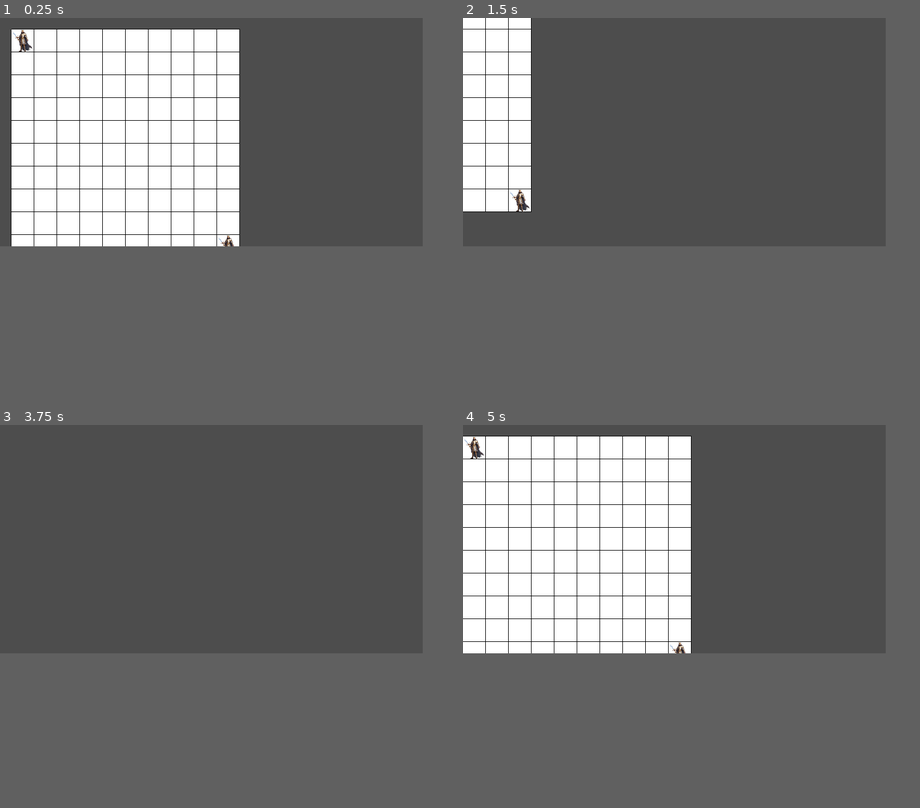
Above: before the commit, frames 1-4 (two rows, left to right).
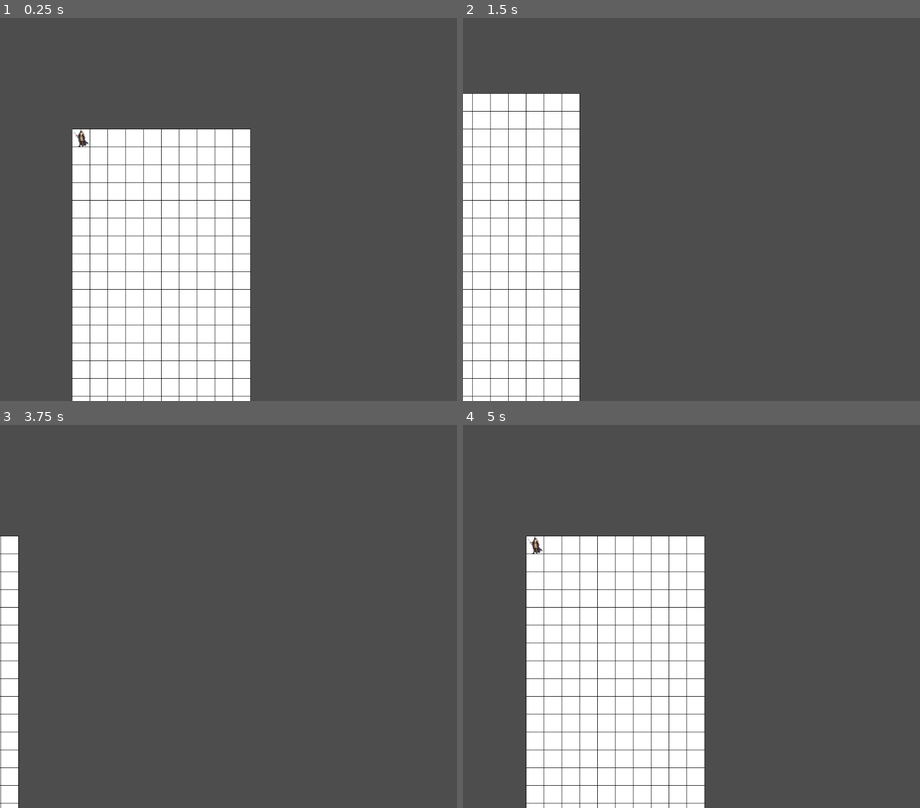
Above: after the commit, the same moments.

Repository: Thriliriel/Tactics
Game: Godot game, scene res://Scenes/game.tscn
The game is run twice, just before and just after one commit, with the same random seed, the same clock (stepped at 60 frames per second) and the same inputs. This scene is started directly instead of the project's main scene.
Inputs (mouse positions are in pixels of both pictures, inside the frame that each line leads up to):
- Up to frame 1 (0.25 s): no input
- Up to frame 2 (1.5 s): tap Enter at 0.5 s; move the mouse to (485, 40) at 0.52 s; hold D (move_right) 0.53-1.28 s; click (485, 40) at 0.67 s; move the mouse to (463, 40) at 1.27 s; hold S (move_down) from 1.28 s (still down); click (463, 40) at 1.42 s
- Up to frame 3 (3.75 s): move the mouse to (13, 425) at 2.02 s; release S (move_down) at 2.03 s; hold D (move_right) 2.03-2.78 s; click (13, 425) at 2.17 s; move the mouse to (191, 585) at 2.77 s; hold W (move_up) 2.78-3.53 s; click (191, 585) at 2.92 s; tap Space at 3.5 s; move the mouse to (338, 574) at 3.52 s; hold A (move_left) from 3.53 s (still down)
- Up to frame 4 (5 s): keep holding A (move_left); move the mouse to (463, 447) at 4.27 s; click (463, 447) at 4.42 s
In our replay, the window is 740x400 before the commit and 800x671 after it. These sizes can differ from the game's own. Grey fills any space a smaller window leaves; there, only what the larger window draws over its background counts as a difference.

The runs differ from the first frame. In frame 1, 35% of the frame differs, in the area x 2-55%, y 2-100%; in frame 2, 19%; in frame 3, 2.9%; in frame 4, 35%, in the area x 0-53%, y 2-100%.
Error before the commit: Invalid type in function 'parse' in base 'JSON'. Cannot convert argument 1 from Nil to String. (res://Scripts/request.gd:85)

Commit message:
Updated some minor bug fixes

Diff:
--- a/Scenes/choice.tscn
+++ b/Scenes/choice.tscn
@@ -1,38 +1,42 @@
-[gd_scene load_steps=2 format=3 uid="uid://cyerfvevfghjy"]
+[gd_scene format=3 uid="uid://cyerfvevfghjy"]
 
-[ext_resource type="Script" path="res://Scripts/choice.gd" id="1_7tw00"]
+[ext_resource type="Script" uid="uid://cacdav3qxtpm4" path="res://Scripts/choice.gd" id="1_7tw00"]
 
-[node name="Choice" type="Control"]
+[node name="Choice" type="Control" unique_id=1791831201]
 layout_mode = 3
-anchors_preset = 0
-offset_right = 740.0
-offset_bottom = 398.0
+anchors_preset = 15
+anchor_right = 1.0
+anchor_bottom = 1.0
+grow_horizontal = 2
+grow_vertical = 2
 script = ExtResource("1_7tw00")
 
-[node name="Playername" type="Label" parent="."]
+[node name="Playername" type="Label" parent="." unique_id=690126290]
 layout_mode = 1
 anchors_preset = 5
 anchor_left = 0.5
 anchor_right = 0.5
 offset_left = -147.0
 offset_right = 147.0
-offset_bottom = 36.0
+offset_bottom = 64.0
 grow_horizontal = 2
+theme_override_font_sizes/font_size = 26
 text = "Welcome "
 horizontal_alignment = 1
 vertical_alignment = 1
 
-[node name="Signout" type="Button" parent="."]
+[node name="Signout" type="Button" parent="." unique_id=1441535480]
 layout_mode = 1
 anchors_preset = 1
 anchor_left = 1.0
 anchor_right = 1.0
-offset_left = -76.0
-offset_bottom = 41.0
+offset_left = -124.0
+offset_bottom = 64.0
 grow_horizontal = 0
+theme_override_font_sizes/font_size = 26
 text = "Logout"
 
-[node name="Playbutton" type="Button" parent="."]
+[node name="Playbutton" type="Button" parent="." unique_id=1260155935]
 layout_mode = 1
 anchors_preset = 8
 anchor_left = 0.5
@@ -48,7 +52,7 @@
 theme_override_font_sizes/font_size = 36
 text = "Play"
 
-[node name="Formationbutton" type="Button" parent="."]
+[node name="Formationbutton" type="Button" parent="." unique_id=407230239]
 layout_mode = 1
 anchors_preset = 8
 anchor_left = 0.5
--- a/Scenes/hudActions.tscn
+++ b/Scenes/hudActions.tscn
@@ -10,6 +10,15 @@
 subpixel_positioning = 0
 msdf_pixel_range = 14
 msdf_size = 128
+cache/0/variation_coordinates = {}
+cache/0/face_index = 0
+cache/0/embolden = 0.0
+cache/0/transform = Transform2D(1, 0, 0, 1, 0, 0)
+cache/0/spacing_top = 0
+cache/0/spacing_bottom = 0
+cache/0/spacing_space = 0
+cache/0/spacing_glyph = 0
+cache/0/baseline_offset = 0.0
 cache/0/16/0/ascent = 0.0
 cache/0/16/0/descent = 0.0
 cache/0/16/0/underline_position = 0.0
@@ -934,16 +943,24 @@
 cache/0/30/0/kerning_overrides/27/0 = Vector2(0, 0)
 cache/0/30/0/kerning_overrides/28/0 = Vector2(0, 0)
 cache/0/30/0/kerning_overrides/30/0 = Vector2(0, 0)
-
-[node name="HUDActions" type="CanvasLayer"]
+cache/0/40/0/ascent = 0.0
+cache/0/40/0/descent = 0.0
+cache/0/40/0/underline_position = 0.0
+cache/0/40/0/underline_thickness = 0.0
+cache/0/40/0/scale = 1.0
+
+[node name="HUDActions" type="CanvasLayer" unique_id=501156809]
 script = ExtResource("1_6c5qd")
 
-[node name="ColorRect" type="ColorRect" parent="."]
-offset_right = 741.0
-offset_bottom = 401.0
+[node name="ColorRect" type="ColorRect" parent="." unique_id=940643934]
+anchors_preset = 15
+anchor_right = 1.0
+anchor_bottom = 1.0
+grow_horizontal = 2
+grow_vertical = 2
 color = Color(0, 0, 0, 0.803922)
 
-[node name="Label" type="Label" parent="."]
+[node name="Label" type="Label" parent="." unique_id=760680487]
 anchors_preset = 5
 anchor_left = 0.5
 anchor_right = 0.5
@@ -953,10 +970,11 @@
 grow_horizontal = 2
 theme = SubResource("Theme_sbcqo")
 theme_type_variation = &"HeaderLarge"
+theme_override_font_sizes/font_size = 40
 text = "Choose an Action"
 horizontal_alignment = 1
 
-[node name="ItemButton" type="Button" parent="." groups=["action"]]
+[node name="ItemButton" type="Button" parent="." unique_id=50417393 groups=["action"]]
 anchors_preset = 8
 anchor_left = 0.5
 anchor_top = 0.5
@@ -973,10 +991,10 @@
 theme_type_variation = &"FlatButton"
 theme_override_colors/font_hover_color = Color(1, 0.396078, 0.329412, 1)
 theme_override_fonts/font = SubResource("FontFile_koqt5")
-theme_override_font_sizes/font_size = 30
+theme_override_font_sizes/font_size = 40
 text = "Item"
 
-[node name="AttackButton" type="Button" parent="." groups=["action"]]
+[node name="AttackButton" type="Button" parent="." unique_id=960703771 groups=["action"]]
 anchors_preset = 8
 anchor_left = 0.5
 anchor_top = 0.5
@@ -993,10 +1011,10 @@
 theme_type_variation = &"FlatButton"
 theme_override_colors/font_hover_color = Color(1, 0.396078, 0.329412, 1)
 theme_override_fonts/font = SubResource("FontFile_koqt5")
-theme_override_font_sizes/font_size = 30
+theme_override_font_sizes/font_size = 40
 text = "Attack"
 
-[node name="WaitButton" type="Button" parent="." groups=["action"]]
+[node name="WaitButton" type="Button" parent="." unique_id=861848738 groups=["action"]]
 anchors_preset = 8
 anchor_left = 0.5
 anchor_top = 0.5
@@ -1013,10 +1031,10 @@
 theme_type_variation = &"FlatButton"
 theme_override_colors/font_hover_color = Color(1, 0.396078, 0.329412, 1)
 theme_override_fonts/font = SubResource("FontFile_koqt5")
-theme_override_font_sizes/font_size = 30
+theme_override_font_sizes/font_size = 40
 text = "Wait"
 
-[node name="CancelButton" type="Button" parent="." groups=["action"]]
+[node name="CancelButton" type="Button" parent="." unique_id=1894612422 groups=["action"]]
 anchors_preset = 8
 anchor_left = 0.5
 anchor_top = 0.5
@@ -1033,7 +1051,7 @@
 theme_type_variation = &"FlatButton"
 theme_override_colors/font_hover_color = Color(1, 0.396078, 0.329412, 1)
 theme_override_fonts/font = SubResource("FontFile_koqt5")
-theme_override_font_sizes/font_size = 30
+theme_override_font_sizes/font_size = 40
 text = "Cancel"
 
 [connection signal="pressed" from="AttackButton" to="." method="_on_attack_button_pressed"]
--- a/Scenes/menu.tscn
+++ b/Scenes/menu.tscn
@@ -1,9 +1,9 @@
-[gd_scene load_steps=3 format=3 uid="uid://d0yqudtxmnn1e"]
+[gd_scene format=3 uid="uid://d0yqudtxmnn1e"]
 
-[ext_resource type="Script" path="res://Scripts/menu.gd" id="1_t1hpn"]
+[ext_resource type="Script" uid="uid://0vgtroidw826" path="res://Scripts/menu.gd" id="1_t1hpn"]
 [ext_resource type="PackedScene" uid="uid://1p0vj2r0ss73" path="res://Scenes/request.tscn" id="2_mjr3u"]
 
-[node name="Menu" type="Control"]
+[node name="Menu" type="Control" unique_id=1926083649]
 layout_mode = 3
 anchors_preset = 15
 anchor_right = 1.0
@@ -12,17 +12,18 @@
 grow_vertical = 2
 script = ExtResource("1_t1hpn")
 
-[node name="Signup" type="Button" parent="."]
+[node name="Signup" type="Button" parent="." unique_id=294192163]
 layout_mode = 1
 anchors_preset = 1
 anchor_left = 1.0
 anchor_right = 1.0
-offset_left = -99.0
-offset_bottom = 47.0
+offset_left = -130.0
+offset_bottom = 65.0
 grow_horizontal = 0
+theme_override_font_sizes/font_size = 26
 text = "Sign Up"
 
-[node name="User" type="LineEdit" parent="."]
+[node name="User" type="LineEdit" parent="." unique_id=1938264846]
 layout_mode = 1
 anchors_preset = 8
 anchor_left = 0.5
@@ -38,7 +39,7 @@
 placeholder_text = "User"
 alignment = 1
 
-[node name="Password" type="LineEdit" parent="."]
+[node name="Password" type="LineEdit" parent="." unique_id=1599260908]
 layout_mode = 1
 anchors_preset = 8
 anchor_left = 0.5
@@ -56,7 +57,7 @@
 secret = true
 secret_character = "*"
 
-[node name="Login" type="Button" parent="."]
+[node name="Login" type="Button" parent="." unique_id=1560082408]
 layout_mode = 1
 anchors_preset = 8
 anchor_left = 0.5
@@ -72,10 +73,10 @@
 text = "Login
 "
 
-[node name="Request" parent="." instance=ExtResource("2_mjr3u")]
+[node name="Request" parent="." unique_id=1785958700 instance=ExtResource("2_mjr3u")]
 position = Vector2(253, 223)
 
-[node name="LoginAlert" type="Label" parent="."]
+[node name="LoginAlert" type="Label" parent="." unique_id=1526933642]
 layout_mode = 1
 anchors_preset = 5
 anchor_left = 0.5
@@ -89,7 +90,7 @@
 horizontal_alignment = 1
 vertical_alignment = 1
 
-[node name="AlertTimer" type="Timer" parent="."]
+[node name="AlertTimer" type="Timer" parent="." unique_id=1519186820]
 wait_time = 3.0
 one_shot = true
 
--- a/Scripts/game.gd
+++ b/Scripts/game.gd
@@ -32,9 +32,9 @@
 
 # Called when the node enters the scene tree for the first time.
 func _ready():
+
 	#update the local units file
-	$HTTPRequest.UpdateLocalUnitFile()
-
+	#HTTPRequest.UpdateLocalUnitFile()
 	#hide the actions and the target
 	$HUDActions.hide()
 	$HUDTarget.hide()
@@ -277,25 +277,32 @@
 	#print("Row: " + str(unitRow))
 	#print("Col: " + str(unitCol))
 
+	#boundary
+	var indexLimit = (mapSize.x * mapSize.y)
+
 	#west
-	var indx = unitCol * mapSize.y + (unitRow-1)
-	if blocks[indx].unit != null:
-		found.append(blocks[indx].unit)
+	var indx = (unitCol-1) * mapSize.y + unitRow
+	if indx >= 0 and indx < indexLimit:
+		if blocks[indx].unit != null:
+			found.append(blocks[indx].unit)
 	#print("West: " + str(indx))
 	#east
-	indx = unitCol * mapSize.y + (unitRow+1)
-	if blocks[indx].unit != null:
-		found.append(blocks[indx].unit)
+	indx = (unitCol+1) * mapSize.y + unitRow
+	if indx >= 0 and indx < indexLimit:
+		if blocks[indx].unit != null:
+			found.append(blocks[indx].unit)
 	#print("East: " + str(indx))
 	#north
-	indx = (unitCol-1) * mapSize.y + unitRow
-	if blocks[indx].unit != null:
-		found.append(blocks[indx].unit)
+	indx = unitCol * mapSize.y + (unitRow-1)
+	if indx >= 0 and indx < indexLimit:
+		if blocks[indx].unit != null:
+			found.append(blocks[indx].unit)
 	#print("North: " + str(indx))
 	#south
-	indx = (unitCol+1) * mapSize.y + unitRow
-	if blocks[indx].unit != null:
-		found.append(blocks[indx].unit)
+	indx = unitCol * mapSize.y + (unitRow+1)
+	if indx >= 0 and indx < indexLimit:
+		if blocks[indx].unit != null:
+			found.append(blocks[indx].unit)
 	#print("South: " + str(indx))
 	return found
 
--- a/clearMap.json
+++ b/clearMap.json
@@ -1 +1,12 @@
-{"Row0":[0,0,0,0,0,0,0,0,0,0],"Row1":[0,0,0,0,0,0,0,0,0,0],"Row2":[0,0,0,0,0,0,0,0,0,0],"Row3":[0,0,0,0,0,0,0,0,0,0],"Row4":[0,0,0,0,0,0,0,0,0,0],"Row5":[0,0,0,0,0,0,0,0,0,0],"Row6":[0,0,0,0,0,0,0,0,0,0],"Row7":[0,0,0,0,0,0,0,0,0,0],"Row8":[0,0,0,0,0,0,0,0,0,0],"Row9":[0,0,0,0,0,0,0,0,0,0]}
+{
+    "Row0": [ 0, 0, 0, 0, 0, 0, 0, 0, 0, 0, 0, 0, 0, 0, 0, 0, 0, 0, 0, 0 ],
+    "Row1": [ 0, 0, 0, 0, 0, 0, 0, 0, 0, 0, 0, 0, 0, 0, 0, 0, 0, 0, 0, 0 ],
+    "Row2": [ 0, 0, 0, 0, 0, 0, 0, 0, 0, 0, 0, 0, 0, 0, 0, 0, 0, 0, 0, 0 ],
+    "Row3": [ 0, 0, 0, 0, 0, 0, 0, 0, 0, 0, 0, 0, 0, 0, 0, 0, 0, 0, 0, 0 ],
+    "Row4": [ 0, 0, 0, 0, 0, 0, 0, 0, 0, 0, 0, 0, 0, 0, 0, 0, 0, 0, 0, 0 ],
+    "Row5": [ 0, 0, 0, 0, 0, 0, 0, 0, 0, 0, 0, 0, 0, 0, 0, 0, 0, 0, 0, 0 ],
+    "Row6": [ 0, 0, 0, 0, 0, 0, 0, 0, 0, 0, 0, 0, 0, 0, 0, 0, 0, 0, 0, 0 ],
+    "Row7": [ 0, 0, 0, 0, 0, 0, 0, 0, 0, 0, 0, 0, 0, 0, 0, 0, 0, 0, 0, 0 ],
+    "Row8": [ 0, 0, 0, 0, 0, 0, 0, 0, 0, 0, 0, 0, 0, 0, 0, 0, 0, 0, 0, 0 ],
+    "Row9": [ 0, 0, 0, 0, 0, 0, 0, 0, 0, 0, 0, 0, 0, 0, 0, 0, 0, 0, 0, 0 ]
+}
--- a/project.godot
+++ b/project.godot
@@ -8,11 +8,15 @@
 
 config_version=5
 
+[animation]
+
+compatibility/default_parent_skeleton_in_mesh_instance_3d=true
+
 [application]
 
 config/name="Tactics"
 run/main_scene="res://Scenes/menu.tscn"
-config/features=PackedStringArray("4.2", "GL Compatibility")
+config/features=PackedStringArray("4.6", "GL Compatibility")
 config/icon="res://Images/icon.svg"
 
 [autoload]
@@ -22,8 +26,8 @@
 
 [display]
 
-window/size/viewport_width=740
-window/size/viewport_height=400
+window/size/viewport_width=1024
+window/size/viewport_height=860
 window/stretch/mode="viewport"
 window/stretch/aspect="expand"
 
@@ -31,22 +35,22 @@
 
 move_right={
 "deadzone": 0.5,
-"events": [Object(InputEventKey,"resource_local_to_scene":fa …(172 unchanged characters)… eycode":68,"key_label":0,"unicode":100,"echo":false,"script":null)
+"events": [Object(InputEventKey,"resource_local_to_scene":fa …(172 unchanged characters)… eycode":68,"key_label":0,"unicode":100,"location":0,"echo":false,"script":null)
 ]
 }
 move_left={
 "deadzone": 0.5,
-"events": [Object(InputEventKey,"resource_local_to_scene":fa …(171 unchanged characters)… keycode":65,"key_label":0,"unicode":97,"echo":false,"script":null)
+"events": [Object(InputEventKey,"resource_local_to_scene":fa …(171 unchanged characters)… keycode":65,"key_label":0,"unicode":97,"location":0,"echo":false,"script":null)
 ]
 }
 move_up={
 "deadzone": 0.5,
-"events": [Object(InputEventKey,"resource_local_to_scene":fa …(172 unchanged characters)… eycode":87,"key_label":0,"unicode":119,"echo":false,"script":null)
+"events": [Object(InputEventKey,"resource_local_to_scene":fa …(172 unchanged characters)… eycode":87,"key_label":0,"unicode":119,"location":0,"echo":false,"script":null)
 ]
 }
 move_down={
 "deadzone": 0.5,
-"events": [Object(InputEventKey,"resource_local_to_scene":fa …(172 unchanged characters)… eycode":83,"key_label":0,"unicode":115,"echo":false,"script":null)
+"events": [Object(InputEventKey,"resource_local_to_scene":fa …(172 unchanged characters)… eycode":83,"key_label":0,"unicode":115,"location":0,"echo":false,"script":null)
 ]
 }
 
Not shown, changed: Images/1.png.import
Not shown, changed: Images/14.png.import
Not shown, changed: Images/17.png.import
Not shown, changed: Images/21.png.import
Not shown, changed: Images/23.png.import
Not shown, changed: Images/24.png.import
Not shown, changed: Images/25.png.import
Not shown, changed: Images/30.png.import
Not shown, changed: Images/31.png.import
Not shown, changed: Images/34.png.import
Not shown, changed: Images/35.png.import
Not shown, changed: Images/4.png.import
(and 27 more such lines)
